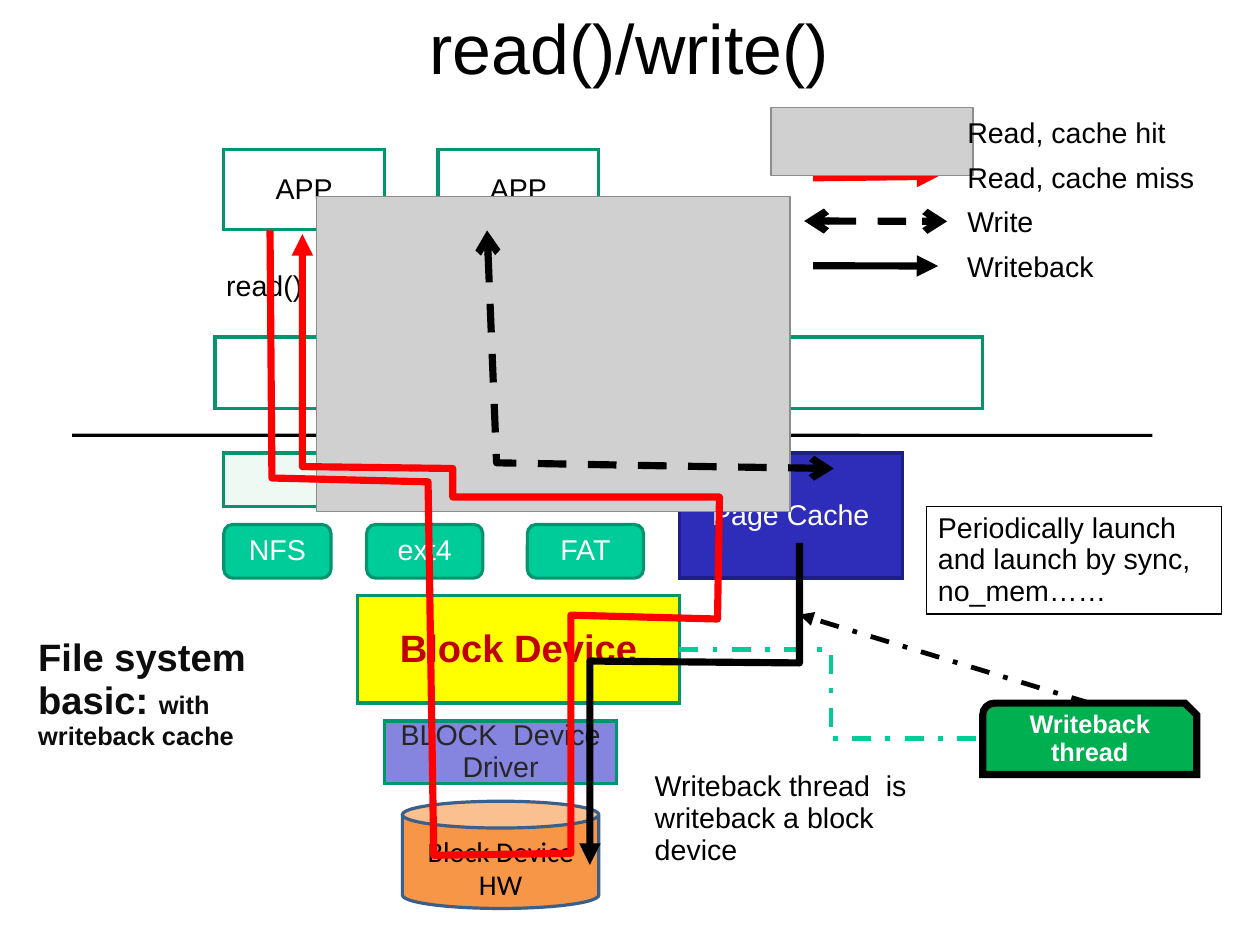
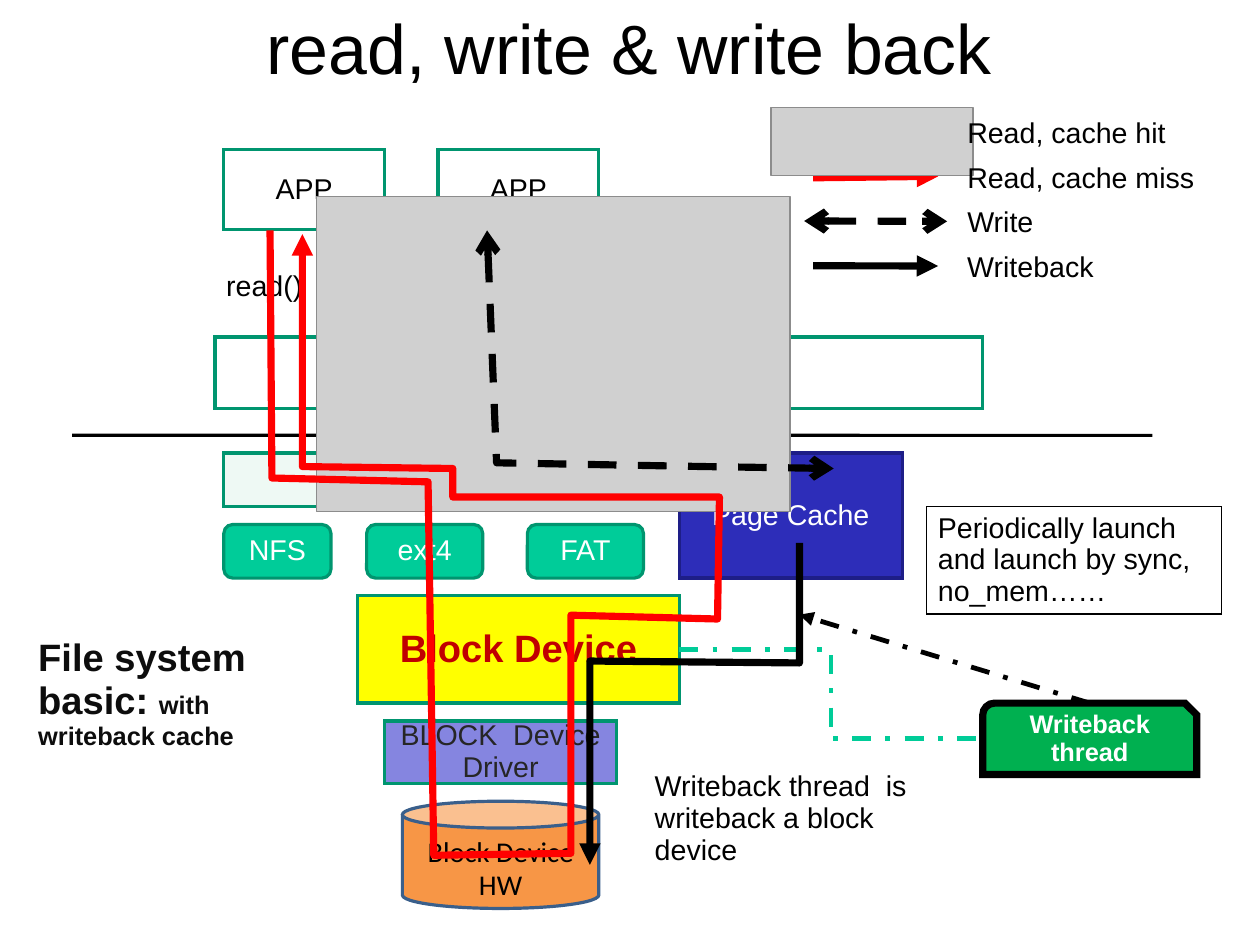
Before and after one commit to minmintemuer-sm/Documentation, a slide deck: slide 6 of Linux-File-System-In-Graph.ppt. Drawn at 1260x945 pixels with LibreOffice and Linux fonts; fonts in the diff are those of the drawing; grey boxes stand for pictures. Boxes give left, top, right and bottom in pixels: in the first picture for what was removed or moved away, otherwise in the second. Text is boxed around its words. In the diff, an @@ line names an element or a change of style, - is before the commit and + after.

```diff
--- a/Linux-File-System-In-Graph.ppt
+++ b/Linux-File-System-In-Graph.ppt
@@ title at [266, 23, 991, 83]: text changed @@
-read()/write()
+read, write & write back
```
Also in this commit, not shown: 2 other slides changed, 1 slide added.
